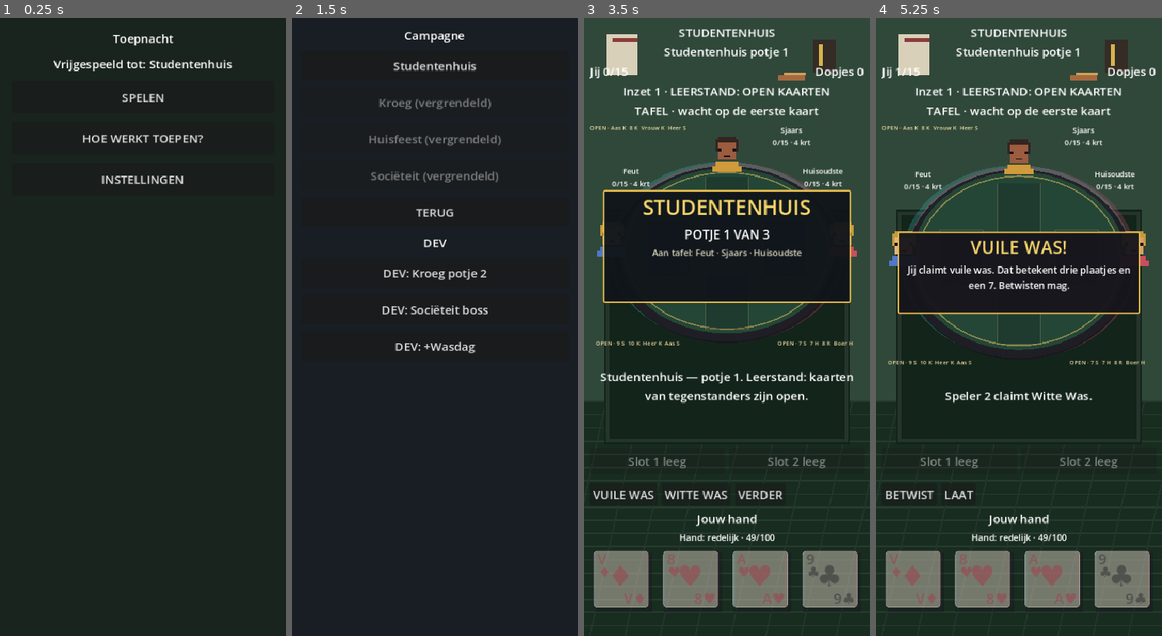
Above: before the commit, frames 1-4 (left to right).
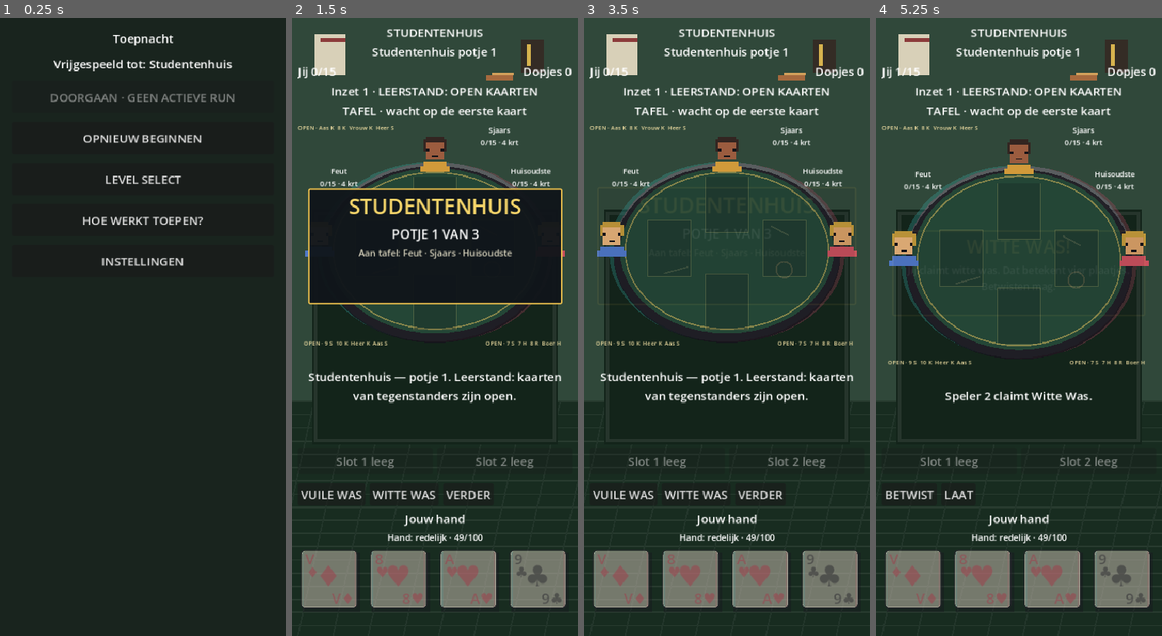
Above: after the commit, the same moments.

Repository: arnaudhfst33/toepnacht
Game: Godot game, scene res://scenes/menu.tscn
Two runs of this game, one before a commit and one after it. Both use one fixed random seed, a clock stepped at 60 frames per second and the inputs below.
Inputs (mouse positions are in pixels of both pictures, inside the frame that each line leads up to):
- Up to frame 1 (0.25 s): no input
- Up to frame 2 (1.5 s): click (435, 98) at 0.5 s, where only the run before the commit has a clickable "SPELEN"; click (435, 135) at 1.25 s, where only the run after the commit has a clickable "OPNIEUW BEGINNEN"
- Up to frame 3 (3.5 s): click (727, 67) at 2 s, where only the run before the commit has a clickable "Studentenhuis"; click "VUILE WAS" at 2.75 s
- Up to frame 4 (5.25 s): click "WITTE WAS" at 3.5 s; click (910, 493) at 4.25 s, where only the run after the commit has a clickable "BETWIST"; click "LAAT" at 5 s

The runs differ from the first frame. In frame 1, 1.8% of the frame differs, in the area x 17-83%, y 12-41%; in frame 2, 48%, in the area x 0-100%, y 0-99%; in frame 3, 15%; in frame 4, 11%.

Commit message:
Add main menu run controls

Diff:
--- a/scripts/ui/menu_ui.gd
+++ b/scripts/ui/menu_ui.gd
@@ -1,8 +1,10 @@
 extends Control
 
 var title: Label
-var play_button: Button
 var continue_button: Button
+var restart_button: Button
+var level_select_button: Button
+var restart_dialog: ConfirmationDialog
 
 
 func _ready() -> void:
@@ -21,16 +23,19 @@
 	Boot.ensure_flow()
 	sub.text = _status_line()
 	box.add_child(sub)
-	play_button = _add_button(box, "SPELEN")
-	play_button.pressed.connect(_on_play)
 	continue_button = _add_button(box, "DOORGAAN")
 	continue_button.pressed.connect(_on_continue)
+	restart_button = _add_button(box, "OPNIEUW BEGINNEN")
+	restart_button.pressed.connect(_on_restart_requested)
+	level_select_button = _add_button(box, "LEVEL SELECT")
+	level_select_button.pressed.connect(_on_level_select)
 	_add_button(box, "HOE WERKT TOEPEN?").pressed.connect(func() -> void:
 		get_tree().change_scene_to_file("res://scenes/tutorials.tscn")
 	)
 	_add_button(box, "INSTELLINGEN").pressed.connect(func() -> void:
 		get_tree().change_scene_to_file("res://scenes/settings.tscn")
 	)
+	_build_restart_dialog()
 	_refresh_buttons()
 
 
@@ -48,8 +53,9 @@
 
 func _refresh_buttons() -> void:
 	var active := Boot.flow.campaign.run_active
-	play_button.visible = not active
-	continue_button.visible = active
+	continue_button.disabled = not active
+	continue_button.text = "DOORGAAN" if active else "DOORGAAN · GEEN ACTIEVE RUN"
+	level_select_button.disabled = false
 
 
 func _add_button(parent: Node, text: String) -> Button:
@@ -61,8 +67,35 @@
 	return button
 
 
-func _on_play() -> void:
+func _on_level_select() -> void:
 	get_tree().change_scene_to_file("res://scenes/campaign.tscn")
+
+
+func _on_restart_requested() -> void:
+	if not Boot.flow.campaign.run_active:
+		_on_restart_confirmed()
+		return
+	restart_dialog.popup_centered_ratio(0.88)
+
+
+func _build_restart_dialog() -> void:
+	restart_dialog = ConfirmationDialog.new()
+	restart_dialog.title = "Opnieuw beginnen?"
+	restart_dialog.dialog_text = (
+		"Je actieve run, dopjes en power-ups vervallen.\n"
+		+ "Vrijgespeelde levels, instellingen en tutorials blijven bewaard."
+	)
+	restart_dialog.ok_button_text = "OPNIEUW BEGINNEN"
+	restart_dialog.cancel_button_text = "ANNULEREN"
+	restart_dialog.confirmed.connect(_on_restart_confirmed)
+	add_child(restart_dialog)
+
+
+func _on_restart_confirmed() -> void:
+	Boot.ensure_flow()
+	Boot.flow.start_new_studentenhuis_run()
+	Boot.mode = "play"
+	get_tree().change_scene_to_file("res://scenes/table.tscn")
 
 
 func _on_continue() -> void:
--- a/tests/campaign_tests.gd
+++ b/tests/campaign_tests.gd
@@ -9,6 +9,7 @@
 	_failures = 0
 	_passed = 0
 	_test_new_run_starts_potje_1()
+	_test_restart_run_preserves_progress()
 	_test_win_potje_1_opens_shop()
 	_test_leave_shop_goes_to_potje_2()
 	_test_win_potje_2_opens_shop()
@@ -97,6 +98,27 @@
 	_expect_eq(flow.campaign.inventory.size(), 0, "new run has empty inventory")
 
 
+func _test_restart_run_preserves_progress() -> void:
+	var flow := _mem_flow()
+	flow.campaign.highest_unlocked_location = LocationId.HUISFEEST
+	flow.campaign.mark_location_completed(LocationId.STUDENTENHUIS)
+	flow.campaign.tutorial_blanco_done = true
+	flow.campaign.settings["tips_on"] = false
+	flow.campaign.start_new_run(LocationId.KROEG)
+	flow.campaign.potje = 2
+	flow.campaign.beer_caps = 9
+	flow.campaign.add_power_up(PowerUpId.EVEN_SPIEKEN)
+	flow.start_new_studentenhuis_run()
+	_expect_eq(flow.campaign.location, LocationId.STUDENTENHUIS, "restart returns to Studentenhuis")
+	_expect_eq(flow.campaign.potje, 1, "restart returns to potje 1")
+	_expect_eq(flow.campaign.beer_caps, 0, "restart clears beer caps")
+	_expect_eq(flow.campaign.inventory.size(), 0, "restart clears power-ups")
+	_expect_eq(flow.campaign.highest_unlocked_location, LocationId.HUISFEEST, "restart preserves unlocked levels")
+	_expect(flow.campaign.is_location_completed(LocationId.STUDENTENHUIS), "restart preserves completed levels")
+	_expect(flow.campaign.tutorial_blanco_done, "restart preserves tutorials")
+	_expect_eq(flow.campaign.settings["tips_on"], false, "restart preserves settings")
+
+
 func _test_win_potje_1_opens_shop() -> void:
 	var flow := _mem_flow()
 	flow.start_new_studentenhuis_run()
